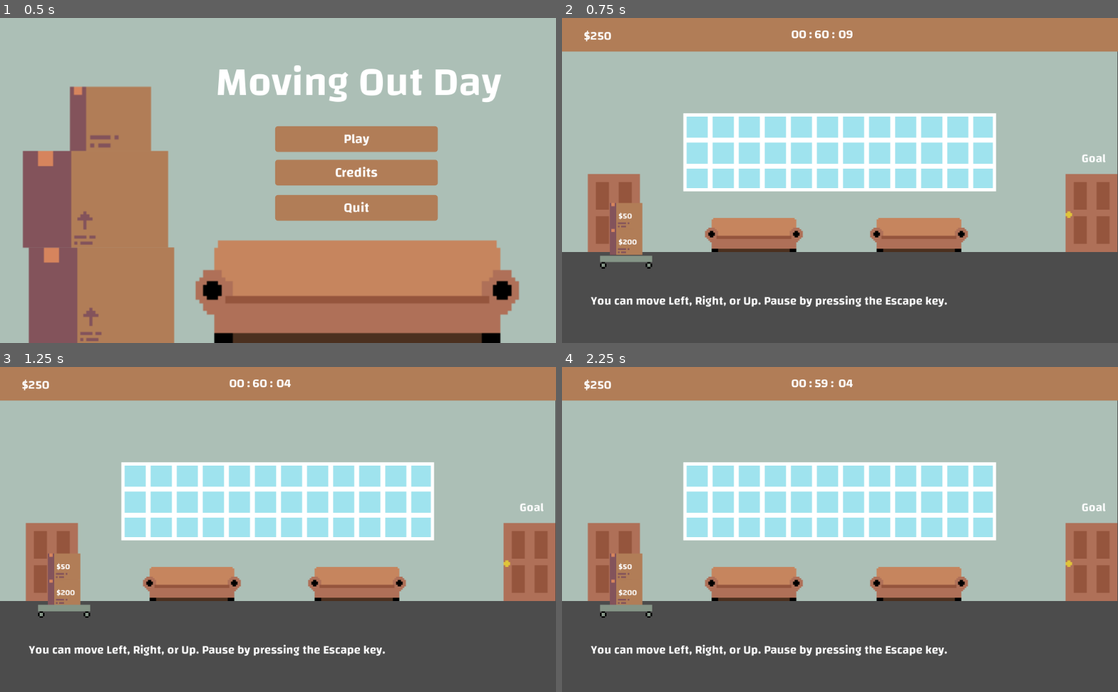
Above: before the commit, frames 1-4 (two rows, left to right).
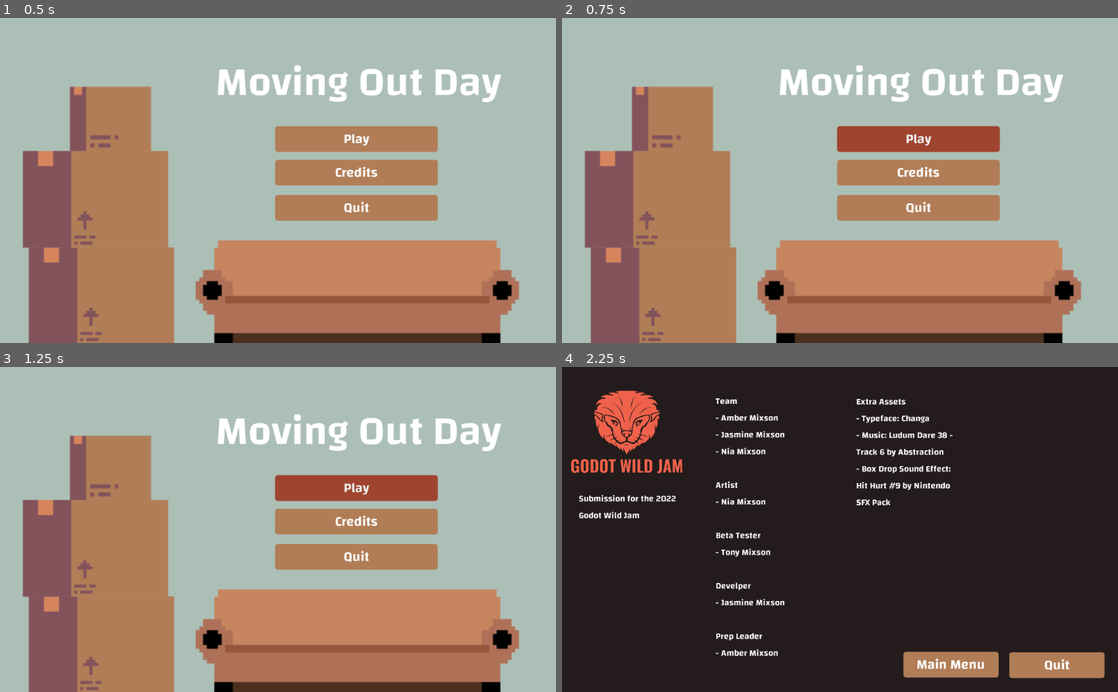
Above: after the commit, the same moments.

Repository: JMixson/moving-out-day
Game: Godot game, scene res://Scenes/Main Menu.tscn
Same seed, same stepped clock (60 frames per second), same inputs: the game is played once before the commit and once after it.
Inputs (mouse positions are in pixels of both pictures, inside the frame that each line leads up to):
- Up to frame 1 (0.5 s): no input
- Up to frame 2 (0.75 s): click "Play" at 0.5 s
- Up to frame 3 (1.25 s): no input
- Up to frame 4 (2.25 s): click (917, 487) at 1.25 s, where only the run after the commit has a clickable "Play"; click (917, 523) at 2 s, where only the run after the commit has a clickable "Credits"

Frame 1 is identical in both runs. In frame 2, 71% of the frame differs, in the area x 0-100%, y 0-100%; in frame 3, 71%; in frame 4, 100%.

Commit message:
Move Pause and Ending scene into new canvas node

Diff:
--- a/Scenes/Level 1.tscn
+++ b/Scenes/Level 1.tscn
@@ -8,6 +8,7 @@
 [ext_resource path="res://Scenes/Pause.tscn" type="PackedScene" id=6]
 [ext_resource path="res://Scenes/Ending.tscn" type="PackedScene" id=7]
 [ext_resource path="res://top-ui-theme.tres" type="Theme" id=8]
+[ext_resource path="res://Scripts/Menus.gd" type="Script" id=9]
 
 [sub_resource type="RectangleShape2D" id=1]
 extents = Vector2( 26, 303 )
@@ -93,18 +94,35 @@
 "_edit_use_anchors_": false
 }
 
-[node name="Pause" parent="." instance=ExtResource( 6 )]
-visible = false
+[node name="Pause_Btn" type="Button" parent="."]
+margin_left = 856.0
+margin_top = 6.0
+margin_right = 998.0
+margin_bottom = 53.0
+mouse_default_cursor_shape = 2
+theme = ExtResource( 8 )
+text = "Pause"
+__meta__ = {
+"_edit_use_anchors_": false
+}
 
-[node name="Ending" parent="." instance=ExtResource( 7 )]
+[node name="Menus" type="CanvasLayer" parent="."]
+script = ExtResource( 9 )
+
+[node name="Ending" parent="Menus" instance=ExtResource( 7 )]
 pause_mode = 2
 margin_left = -5.0
 margin_top = -35.0
 margin_right = -5.0
 margin_bottom = -35.0
 
+[node name="Pause" parent="Menus" instance=ExtResource( 6 )]
+margin_top = 70.0
+margin_bottom = 70.0
+
 [node name="Node2D" type="Node2D" parent="."]
 
 [node name="Sprite" type="Sprite" parent="Node2D"]
 
 [connection signal="body_entered" from="Door" to="." method="_on_Door_body_entered"]
+[connection signal="pressed" from="Pause_Btn" to="." method="_on_Pause_Btn_pressed"]
--- a/Scripts/Level 1.gd
+++ b/Scripts/Level 1.gd
@@ -7,11 +7,15 @@
 # Called every frame. 'delta' is the elapsed time since the previous frame.
 func _process(delta):
 	if (Global.box_num == 0):
-		$Ending.visible = true
-#	pass
+		$Menus/Ending.visible = true
+
 
 func _on_Door_body_entered(body):
 	if (body.get_name() == "RigidBody2D"):
 		body.queue_free()
 		Global.box_num -= 1
 		print("Boxes: " + str(Global.box_num))
+
+
+func _on_Pause_Btn_pressed():
+	$Menus/Pause.visible = true
Not shown: 1 places in Scenes/Level 1.tscn that only renumber resources
